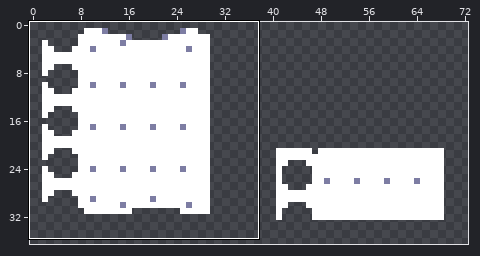
One commit to this pixel-art file: textures/aseprite/UI.aseprite. The first picture is a wide view before the edit; the outline marks the close-up.
Close-up. Old version:
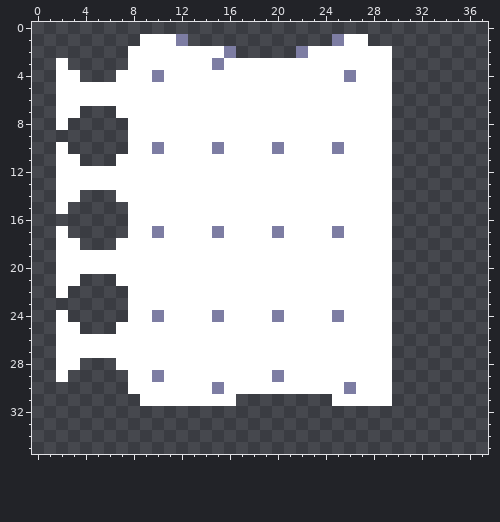
256x256 pixels, 1 frame. Shown: x 0..37, y 0..35. The wide view leaves out empty margins.
After the commit:
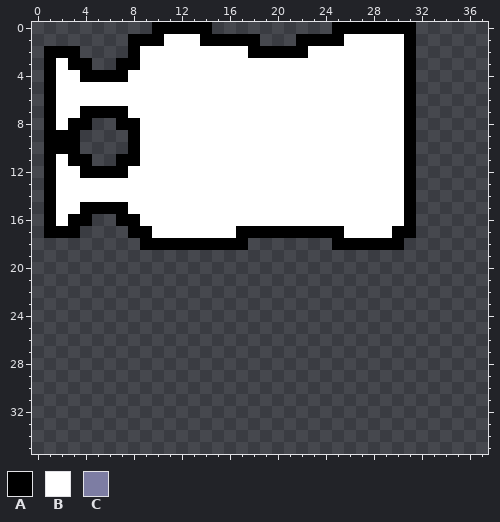
Palette (. is transparent): A #000000  B #ffffff  C #7d7da3
Change:
Changed rows in their new state; - is an unchanged pixel.
first column x 1:
 0 ---------AAAAA----------AAAAAAA
 1 -------AAA-BBAAAAA---AAAA--BBBA
 2 AAA----A-------BBAAAAA-------BA
 3 A-AA--AA------B--------------BA
 4 A--AAAA--B---------------B---BA
 5 A----------------------------BA
 6 A----------------------------BA
 7 A--AAAA----------------------BA
 8 A-AA--AA---------------------BA
 9 AAA----A---------------------BA
10 AAA----A-B----B----B----B----BA
11 A-AA--AA---------------------BA
12 A--AAAA----------------------BA
13 A----------------------------BA
14 A--BBB-----------------------BA
15 A-BAAAA----------------------BA
16 ABAA--AA---------------------BA
17 AAA----AAB----B-AAAAAAAAA----AA
18 -..---..AAAAAAAAA.......AAAAAA-
19 -............................--
20 -............................--
21 -..---.......................--
22 -.-----......................--
23 -------......................--
24 -.-----......................--
25 -..---.......................--
26 -............................--
27 -............................--
28 -..---.......................--
29 -.-----......................--
30 -------......................--
31 --------........--------.....--
Boxes around the changes in both close-ups, in picture pixels (x1, y1, x2, y2):
changed: (44, 22, 416, 406)
